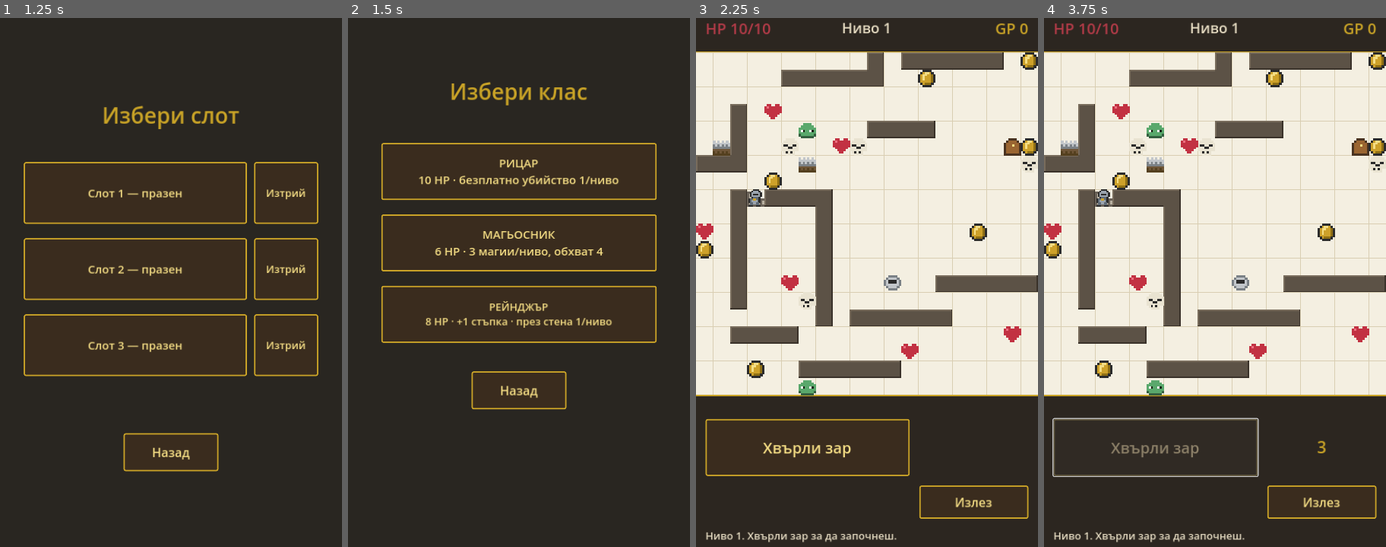
Above: before the commit, frames 1-4 (left to right).
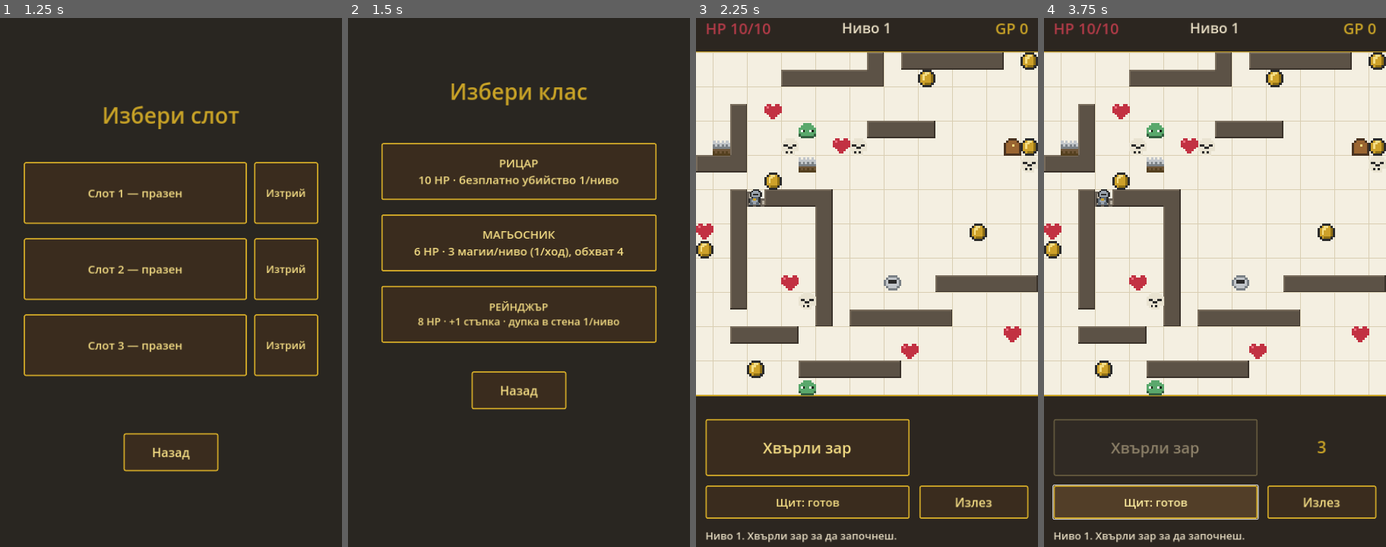
Above: after the commit, the same moments.

Repository: ViliyanSG/paper-dungeon
Game: Godot game, scene res://Main.tscn
Two runs of this game, one before a commit and one after it. Both use one fixed random seed, a clock stepped at 60 frames per second and the inputs below.
Inputs (mouse positions are in pixels of both pictures, inside the frame that each line leads up to):
- Up to frame 1 (1.25 s): click "Играй" at 0.5 s
- Up to frame 2 (1.5 s): click "Слот 1 — празен" at 1.25 s
- Up to frame 3 (2.25 s): click "РИЦАР 10 HP · безплатно убийс…" at 2 s
- Up to frame 4 (3.75 s): click "Хвърли зар" at 2.75 s; click (1156, 504) at 3.5 s, where only the run after the commit has a clickable "Щит: готов"

Frame 1 is identical in both runs. In frame 2, 1.1% of the frame differs, in the area x 19-81%, y 43-59%; in frame 3, 0.6%; in frame 4, 4.4%, in the area x 2-63%, y 75-95%.

Commit message:
Class ability tweaks: knight shield status indicator; mage 1 cast per roll (3/level total); ranger wall-pass only when adjacent to a wall and drills a permanent hole
Co-Authored-By: Claude Opus 4.8 <noreply@anthropic.com>

Diff:
--- a/main.gd
+++ b/main.gd
@@ -73,11 +73,11 @@
 # ---- Hero class + abilities ----
 var hero_class := "knight"
 var knight_shield := false        # free enemy kill available this level
-var wall_pass_available := false  # ranger: pass a wall once per level
-var wall_pass_armed := false
-var mage_casts := 0               # mage: ranged kills left this turn
+var wall_pass_available := false  # ranger: drill a wall once per level
+var drilling := false
+var mage_casts := 0               # mage: ranged kills left this level
+var mage_turn_cast := false       # mage: may cast once after each roll
 var casting := false
-var _ignore_walls := false
 
 var player := {}
 var current_n := 0
@@ -222,10 +222,10 @@
 	var kb := _make_button(class_ui, "РИЦАР\n10 HP · безплатно убийство 1/ниво", Vector2(70, 290), Vector2(580, 120))
 	kb.add_theme_font_size_override("font_size", 24)
 	kb.pressed.connect(_choose_class.bind("knight"))
-	var mb := _make_button(class_ui, "МАГЬОСНИК\n6 HP · 3 магии/ниво, обхват 4", Vector2(70, 440), Vector2(580, 120))
+	var mb := _make_button(class_ui, "МАГЬОСНИК\n6 HP · 3 магии/ниво (1/ход), обхват 4", Vector2(70, 440), Vector2(580, 120))
 	mb.add_theme_font_size_override("font_size", 24)
 	mb.pressed.connect(_choose_class.bind("mage"))
-	var rb := _make_button(class_ui, "РЕЙНДЖЪР\n8 HP · +1 стъпка · през стена 1/ниво", Vector2(70, 590), Vector2(580, 120))
+	var rb := _make_button(class_ui, "РЕЙНДЖЪР\n8 HP · +1 стъпка · дупка в стена 1/ниво", Vector2(70, 590), Vector2(580, 120))
 	rb.add_theme_font_size_override("font_size", 22)
 	rb.pressed.connect(_choose_class.bind("ranger"))
 	var cback := _make_button(class_ui, "Назад", Vector2(260, 770), Vector2(200, 80))
@@ -333,42 +333,56 @@
 		return
 	match hero_class:
 		"mage":
-			if mage_casts <= 0:
+			if mage_casts <= 0 or not mage_turn_cast:
 				return
 			casting = not casting
+			drilling = false
 			_update_ability_ui()
 			queue_redraw()
 		"ranger":
-			if not wall_pass_available:
+			if not (wall_pass_available and _adjacent_to_wall()):
 				return
-			wall_pass_armed = not wall_pass_armed
-			if awaiting_move:
-				_compute_options()
+			drilling = not drilling
+			casting = false
 			_update_ability_ui()
 			queue_redraw()
 
 
 func _update_ability_ui() -> void:
 	match hero_class:
+		"knight":
+			ability_button.visible = true
+			ability_button.disabled = false
+			ability_button.text = "Щит: готов" if knight_shield else "Щит: ползван"
 		"mage":
 			ability_button.visible = true
-			ability_button.disabled = mage_casts <= 0
+			ability_button.disabled = mage_casts <= 0 or not mage_turn_cast
 			ability_button.text = ("Магия %d" % mage_casts) + ("  •цел•" if casting else "")
 		"ranger":
 			ability_button.visible = true
-			ability_button.disabled = not wall_pass_available
-			if wall_pass_armed:
-				ability_button.text = "Стена: активна"
-			elif wall_pass_available:
+			ability_button.disabled = not (wall_pass_available and _adjacent_to_wall())
+			if not wall_pass_available:
+				ability_button.text = "Стена: ползвана"
+			elif drilling:
+				ability_button.text = "Пробий: цел"
+			else:
 				ability_button.text = "Пробий стена (1)"
-			else:
-				ability_button.text = "Стена: ползвана"
 		_:
 			ability_button.visible = false
 
 
+func _adjacent_to_wall() -> bool:
+	for dy in range(-1, 2):
+		for dx in range(-1, 2):
+			if dx == 0 and dy == 0:
+				continue
+			if is_wall(player.pos + Vector2i(dx, dy)):
+				return true
+	return false
+
+
 func _try_cast(cell: Vector2i) -> void:
-	if mage_casts <= 0:
+	if mage_casts <= 0 or not mage_turn_cast:
 		return
 	var e = entity_at(cell)
 	if e == null or e.type != "enemy":
@@ -378,9 +392,26 @@
 		return
 	e.alive = false
 	mage_casts -= 1
+	mage_turn_cast = false
+	casting = false
 	add_log("Магия! Уби враг от разстояние.")
-	if mage_casts <= 0:
-		casting = false
+	_update_ability_ui()
+	queue_redraw()
+
+
+func _try_drill(cell: Vector2i) -> void:
+	if not wall_pass_available or not is_wall(cell):
+		return
+	var dx := absi(cell.x - player.pos.x)
+	var dy := absi(cell.y - player.pos.y)
+	if maxi(dx, dy) != 1:
+		return   # must be an adjacent wall
+	walls.erase(cell)          # permanent hole
+	wall_pass_available = false
+	drilling = false
+	add_log("Проби дупка в стената!")
+	if awaiting_move:
+		_compute_options()
 	_update_ability_ui()
 	queue_redraw()
 
@@ -526,8 +557,9 @@
 	pending_respawn = false
 	knight_shield = bool(data.get("shield", hero_class == "knight"))
 	wall_pass_available = bool(data.get("wallpass", hero_class == "ranger"))
-	wall_pass_armed = false
+	drilling = false
 	mage_casts = int(data.get("casts", 3))
+	mage_turn_cast = false
 	casting = false
 	log_lines = []
 
@@ -564,8 +596,9 @@
 	pending_respawn = false
 	knight_shield = (hero_class == "knight")
 	wall_pass_available = (hero_class == "ranger")
-	wall_pass_armed = false
+	drilling = false
 	mage_casts = 3
+	mage_turn_cast = false
 	casting = false
 	log_lines = []
 
@@ -777,6 +810,8 @@
 	current_n = 1 + randi() % 6
 	diagonal = (current_n % 2) == 1
 	spinning = false
+	if hero_class == "mage":
+		mage_turn_cast = true   # one cast available this turn
 	_compute_options()
 
 	var mode_txt := "диагонал" if diagonal else "право"
@@ -794,11 +829,9 @@
 func _compute_options() -> void:
 	options = []
 	option_paths = {}
-	_ignore_walls = (hero_class == "ranger" and wall_pass_armed)
 	_explore(player.pos, current_n, Vector2i.ZERO, [], true)
 	if hero_class == "ranger":
 		_explore(player.pos, current_n + 1, Vector2i.ZERO, [], true)  # +1 step option
-	_ignore_walls = false
 	for cell in option_paths:
 		options.append(cell)
 
@@ -842,7 +875,7 @@
 		var np: Vector2i = p + d
 		if np.x < 0 or np.y < 0 or np.x >= COLS or np.y >= ROWS:
 			break
-		if is_wall(np) and not _ignore_walls:
+		if is_wall(np):
 			break  # walls block movement
 		p = np
 		k += 1
@@ -873,6 +906,9 @@
 	if casting:
 		_try_cast(cell)
 		return
+	if drilling:
+		_try_drill(cell)
+		return
 	if awaiting_move and cell in options:
 		_do_move(cell)
 
@@ -896,14 +932,8 @@
 
 	update_hud()
 
-	# ranger: consume the wall-pass charge only if a wall was actually crossed
 	casting = false
-	if wall_pass_armed:
-		for c in full_path:
-			if is_wall(c):
-				wall_pass_available = false
-				break
-		wall_pass_armed = false
+	drilling = false
 	_update_ability_ui()
 
 	if pending_advance:
@@ -1118,6 +1148,16 @@
 				if dd <= 4:
 					draw_arc(cell_center(e.pos), TILE * 0.5, 0, TAU, 20, Color(0.85, 0.2, 0.28), 3.0)
 
+	# ranger drilling — highlight adjacent walls that can be breached
+	if drilling:
+		for dy in range(-1, 2):
+			for dx in range(-1, 2):
+				if dx == 0 and dy == 0:
+					continue
+				var wc: Vector2i = player.pos + Vector2i(dx, dy)
+				if is_wall(wc):
+					draw_rect(Rect2(wc.x * TILE, GRID_TOP + wc.y * TILE, TILE, TILE), Color(0.95, 0.6, 0.15), false, 3.0)
+
 	# player (class-specific hero sprite)
 	_draw_sprite(hero_class, cell_center(player.pos))
 
